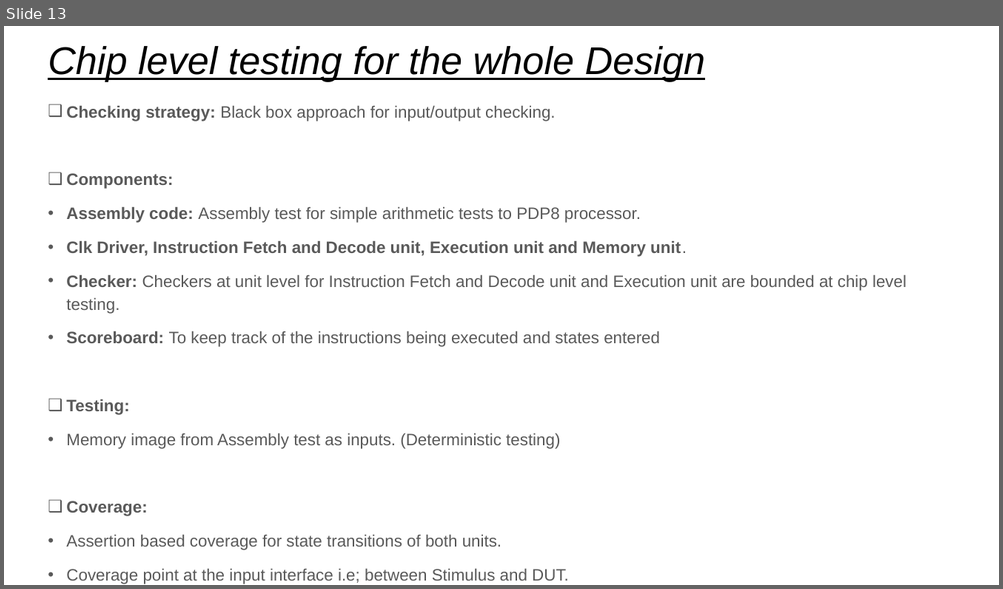
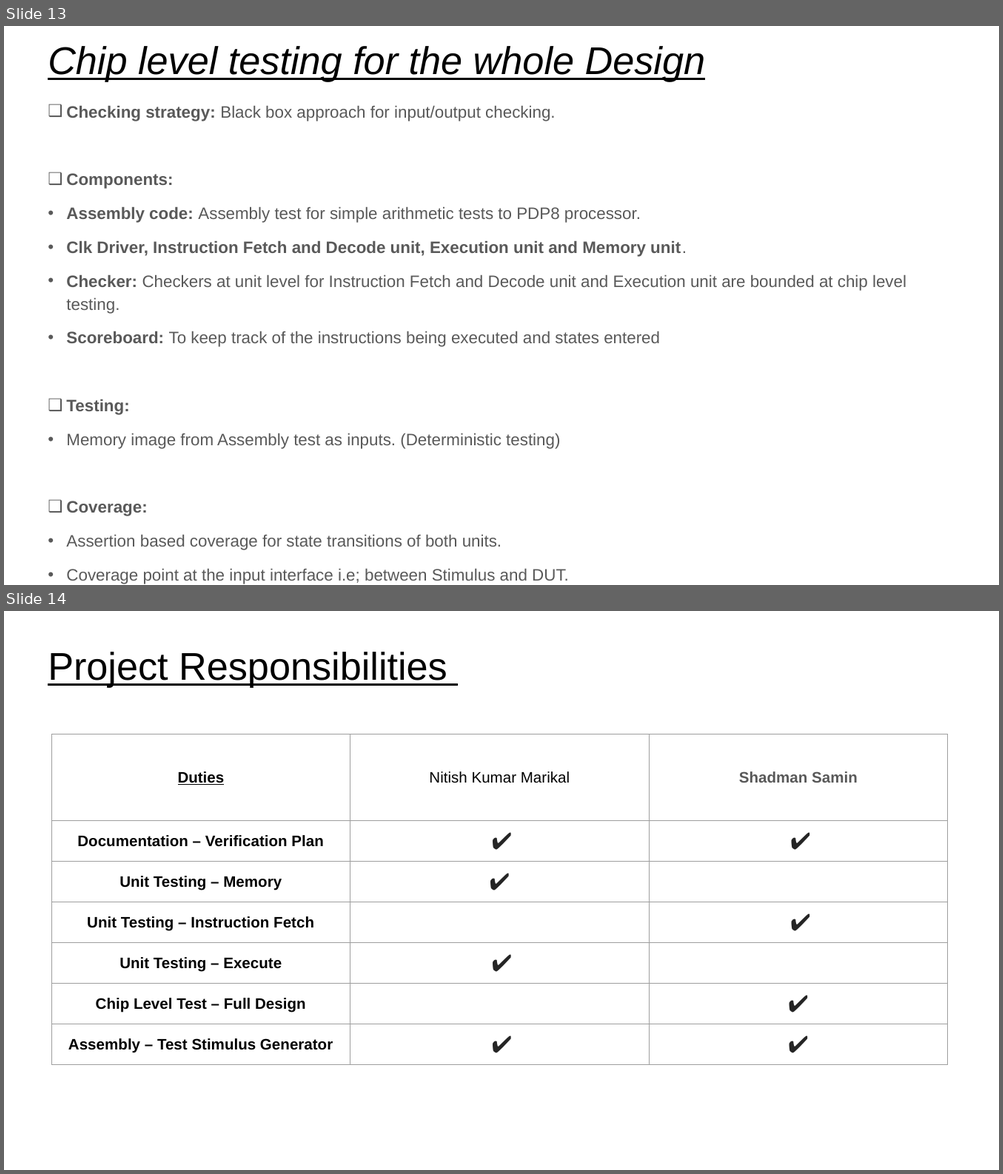
Before and after one commit to szsamin/ECE593_PreSiliconFinalProject, a slide deck: docs/Proposal_Deliverables/ECE_593_FinalProject_Proposal/FinalProject_Proposal.pptx. Shown one above the other, each under a label of ours: slide 13 before the commit, slides 13 and 14 after it. The pictures are 1003x589 and 1003x1174 pixels, drawn with LibreOffice and Linux fonts; fonts in the diff are those of the drawing. Boxes give left, top, right and bottom in pixels: in the first picture for what was removed or moved away, otherwise in the second. Text is boxed around its words. In the diff, an @@ line names an element or a change of style, - is before the commit and + after.

Commit message:
Doc fix

```diff
--- a/docs/Proposal_Deliverables/ECE_593_FinalProject_Proposal/FinalProject_Proposal.pptx
+++ b/docs/Proposal_Deliverables/ECE_593_FinalProject_Proposal/FinalProject_Proposal.pptx
@@ slide 14 added at bbox=[4, 611, 999, 1170], background #FFFFFF @@
@@ title added at bbox=[48, 652, 447, 687], 28 pt, text #000000, underline @@
+Project Responsibilities
@@ table added at bbox=[52, 735, 947, 1068], 7 rows, 3 columns @@
+Duties | Nitish Kumar Marikal | Shadman Samin
+Documentation – Verification Plan | ✔ | ✔
+Unit Testing – Memory | ✔ | 
+Unit Testing – Instruction Fetch |  | ✔
+Unit Testing – Execute | ✔ | 
+Chip Level Test – Full Design |  | ✔
+Assembly – Test Stimulus Generator | ✔ | ✔
```
